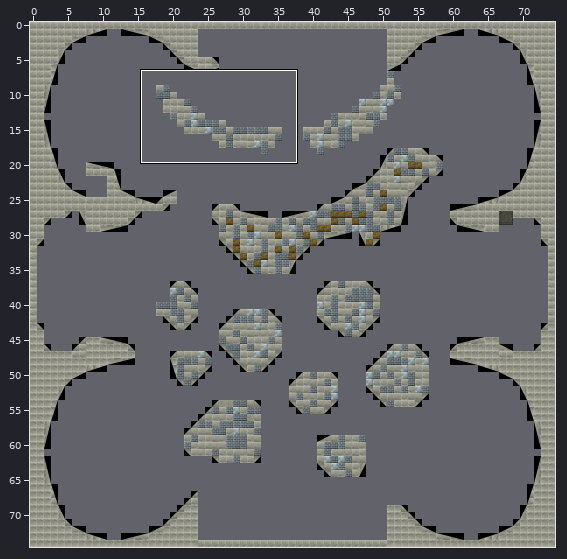
An edit to a level. Tiled map, GravityClient/level_test1.tmx. Above, an overview of the earlier version with the close-up marked.
Close-up. Earlier state:
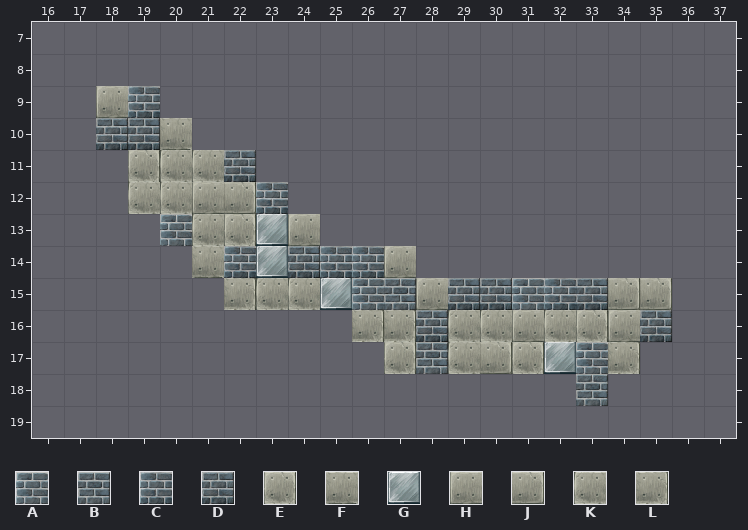
Cells are 32x32 px. Shown: x 16..37, y 7..19. The commit also changed other parts of the map, which this record leaves out.
Key: from "tilesetFore": A 58, B 59, C 74, D 75, E 92, F 93, G 94, H 108, J 109, K 124, L 125.
_ is an empty cell.
Layers that did not change in this view are not listed.
Layer "ForegroundLayer" before, first column x 16:
 7 ______________________
 8 ______________________
 9 __HC__________________
10 __DDF_________________
11 ___EKKD_______________
12 ___KKHJC______________
13 ____AKEGH_____________
14 _____FCGDCCH__________
15 ______LKKGABHDDACDJJ__
16 __________LLDKKHKEHD__
17 ___________EBKJEGAL___
18 _________________B____
19 ______________________
The result:
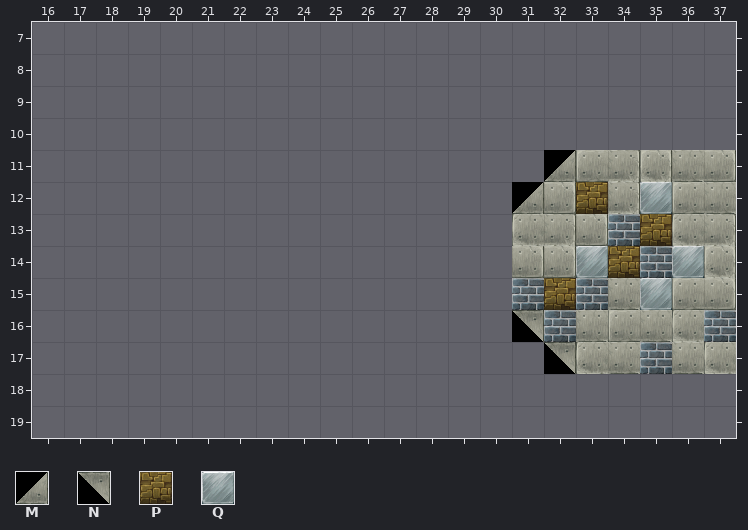
Further tiles: from "tilesetFore": M 0 flipped left-right, N 0 turned 180, P 71, Q 95.
Changes in this commit:
Layer "ForegroundLayer":
Tile A gives way to tile C in row 15 at x 31.
Tile D gives way to tile C in row 15 at x 33.
Tile K gives way to tile C in row 16 at x 32.
The edit adds tile C in row 13 at x 34; in row 14 at x 35; in row 16 at x 37; in row 17 at x 35.
The edit adds tile E in row 11 at x 35; in row 14 at x 37.
Tile D gives way to tile F in row 16 at x 35.
Tile E gives way to tile F in row 16 at x 33.
Tile J gives way to tile F in row 15 at x 34.
Tile L gives way to tile F in row 17 at x 34.
The edit adds tile F in row 11 at x 36; in row 12 at x 37; in row 17 at x 36.
The edit adds tile H in row 11 at x 33; in row 12 at x 36; in row 15 at x 36.
The edit adds tile J in row 11 at x 37; in row 12 at x 32; in row 13 at x 33; in row 14 at x 31 to 32; in row 15 at x 37.
Tile A gives way to tile K in row 17 at x 33.
The edit adds tile K in row 13 at x 31 and 36; in row 16 at x 36; in row 17 at x 37.
The edit adds tile L in rows 11 to 12 at x 34; in row 13 at x 32 and 37.
The edit adds tile M in row 11 at x 32; in row 12 at x 31.
Tile G gives way to tile N in row 17 at x 32.
Tile H gives way to tile N in row 16 at x 31.
Tile C gives way to tile P in row 15 at x 32.
The edit adds tile P in row 12 at x 33; in row 13 at x 35; in row 14 at x 34.
Tile J gives way to tile Q in row 15 at x 35.
The edit adds tile Q in row 12 at x 35; in row 14 at x 33 and 36.
Tile A is gone in row 13 at x 20; in row 15 at x 26.
Tile B is gone in row 15 at x 27; in row 17 at x 28; in row 18 at x 33.
Tile C is gone in row 9 at x 19; in row 12 at x 23; in row 14 at x 22 and 25 to 26.
Tile D is gone in row 10 at x 18 to 19; in row 11 at x 22; in row 14 at x 24; in row 15 at x 29 to 30; in row 16 at x 28.
Tile E is gone in row 11 at x 19; in row 13 at x 22; in row 17 at x 27 and 31.
Tile F is gone in row 10 at x 20; in row 14 at x 21.
Tile G is gone in rows 13 to 14 at x 23; in row 15 at x 25.
Tile H is gone in row 9 at x 18; in row 12 at x 21; in row 13 at x 24; in row 14 at x 27; in row 15 at x 28.
Tile J is gone in row 12 at x 22; in row 17 at x 30.
Tile K is gone in row 11 at x 20 to 21; in row 12 at x 19 to 20; in row 13 at x 21; in row 15 at x 23 to 24; in row 16 at x 29 to 30; in row 17 at x 29.
Tile L is gone in row 15 at x 22; in row 16 at x 26 to 27.
Boxes around the changes in both close-ups, in picture pixels (x1, y1, x2, y2):
changed: (96, 86, 736, 406)
